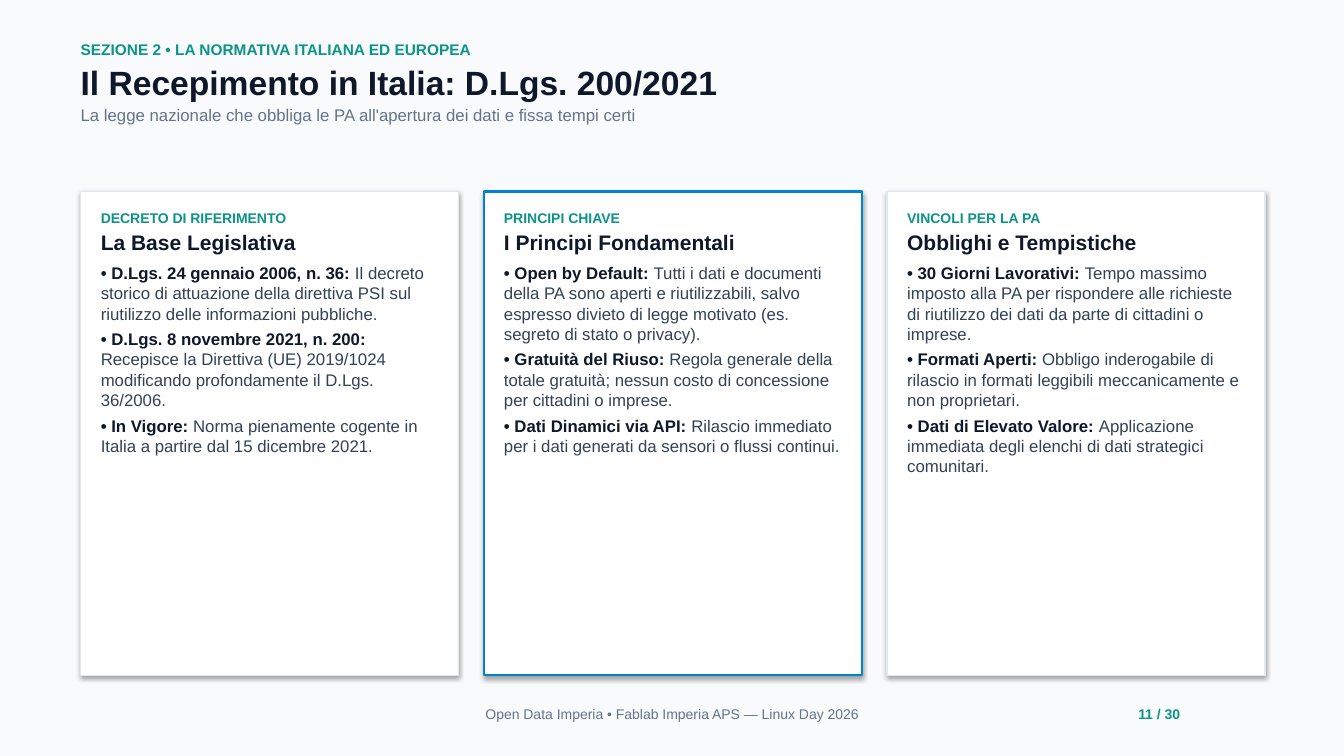
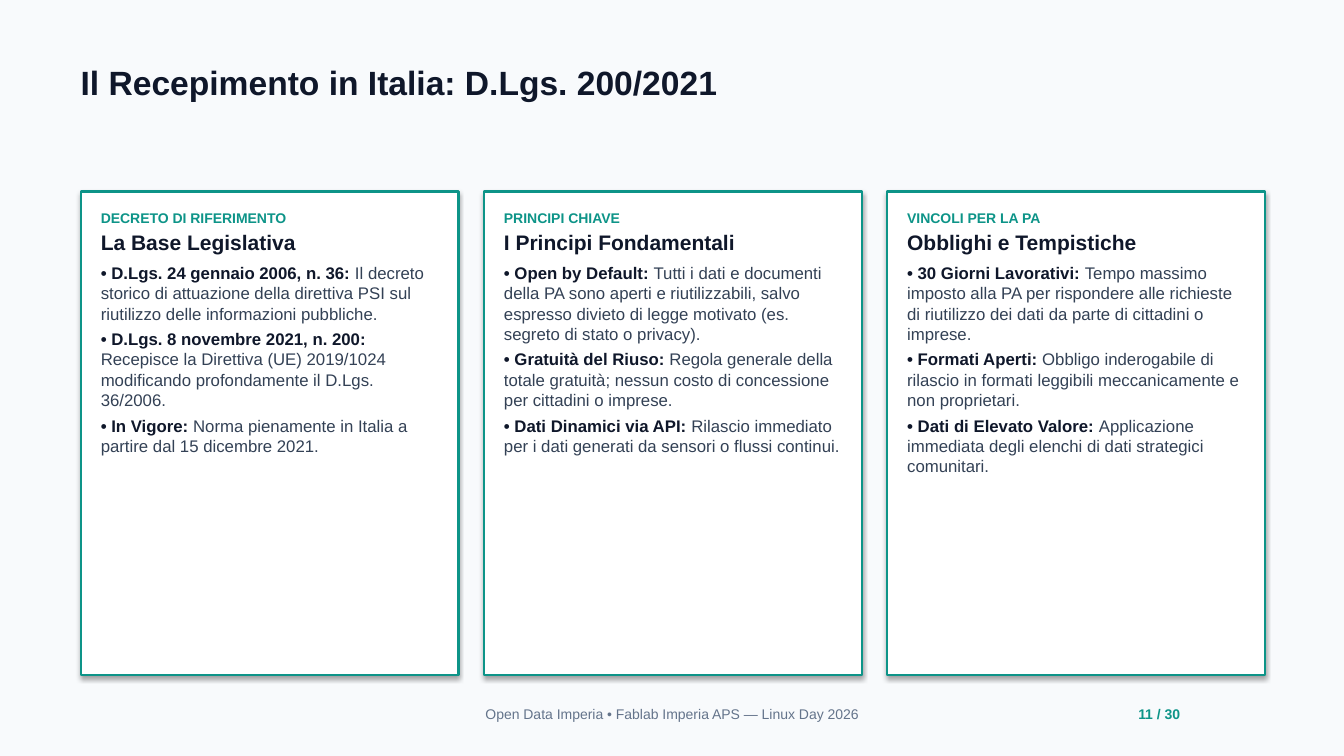
Before and after one commit to fablab-imperia/open-imperia, a slide deck: slide 11 of docs/Linux_Day_Open_Data_Imperia.odp. Drawn at 1344x756 pixels with LibreOffice and Linux fonts; fonts in the diff are those of the drawing. Boxes give left, top, right and bottom in pixels: in the first picture for what was removed or moved away, otherwise in the second. Text is boxed around its words. In the diff, an @@ line names an element or a change of style, - is before the commit and + after.

```diff
--- a/docs/Linux_Day_Open_Data_Imperia.odp
+++ b/docs/Linux_Day_Open_Data_Imperia.odp
@@ text at [81,44,471,55]: paragraph removed @@
-SEZIONE 2 • LA NORMATIVA ITALIANA ED EUROPEA
@@ text at [81,109,636,125]: paragraph removed @@
-La legge nazionale che obbliga le PA all'apertura dei dati e fissa tempi certi
@@ rectangle at [81,192,459,676]: outline #E2E8F0 0.99 pt to #0D9488 1.5 pt @@
@@ rectangle at [484,192,862,676]: outline #0084D1 1.5 pt to #0D9488 1.5 pt @@
@@ rectangle at [887,192,1265,676]: outline #E2E8F0 0.99 pt to #0D9488 1.5 pt @@
@@ text at [101,420,407,456]: text changed @@
-• In Vigore: Norma pienamente cogente in Italia a partire dal 15 dicembre 2021.
+• In Vigore: Norma pienamente in Italia a partire dal 15 dicembre 2021.
```
Also in this commit, not shown: 27 other slides changed, 1 slide added, 2 slides removed, 1 other file.
